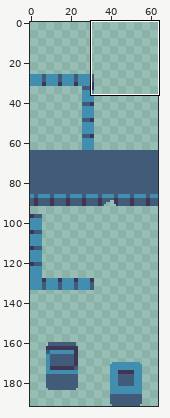
One commit to this sprite sheet: assets/sprites/wall.png. Above: a wide view before the commit, with the close-up outlined.
Close-up. Before the commit:
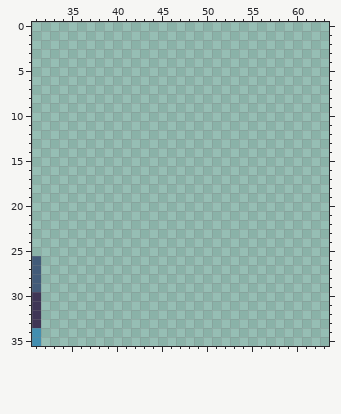
The file is 64x192 pixels. Shown: x 31..63, y 0..35.
After:
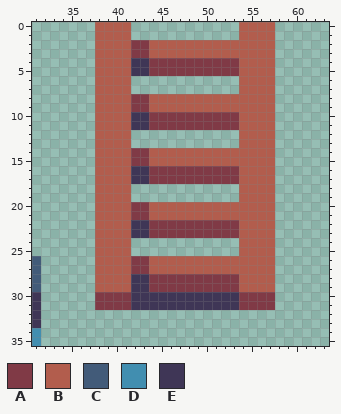
Palette (. is transparent): A #803a46  B #b25d4d  C #425b79  D #418eb0  E #3f3656
Changes in this commit:
The edit adds colour A in rows 2 to 3 at x 42 to 43; in rows 4 to 5 at x 44 to 53; in rows 8 to 9 at x 42 to 43; in rows 10 to 11 at x 44 to 53; in rows 14 to 15 at x 42 to 43; in rows 16 to 17 at x 44 to 53.
The edit adds colour A in rows 20 to 21 at x 42 to 43; in rows 22 to 23 at x 44 to 53; in rows 26 to 27 at x 42 to 43; in rows 28 to 29 at x 44 to 53; in rows 30 to 31 at x 38 to 41 and 54 to 57.
The edit adds colour B in rows 0 to 1 at x 38 to 41 and 54 to 57; in rows 2 to 3 at x 38 to 41 and 44 to 57; in rows 4 to 7 at x 38 to 41 and 54 to 57; in rows 8 to 9 at x 38 to 41 and 44 to 57; in rows 10 to 13 at x 38 to 41 and 54 to 57; in rows 14 to 15 at x 38 to 41 and 44 to 57.
The edit adds colour B in rows 16 to 19 at x 38 to 41 and 54 to 57; in rows 20 to 21 at x 38 to 41 and 44 to 57; in rows 22 to 25 at x 38 to 41 and 54 to 57; in rows 26 to 27 at x 38 to 41 and 44 to 57; in rows 28 to 29 at x 38 to 41 and 54 to 57.
The edit adds colour E in rows 4 to 5 at x 42 to 43; in rows 10 to 11 at x 42 to 43; in rows 16 to 17 at x 42 to 43; in rows 22 to 23 at x 42 to 43; in rows 28 to 29 at x 42 to 43; in rows 30 to 31 at x 42 to 53.
Pixel boxes of the changes (left, top, right, bottom) in both close-ups:
added: (95, 22, 275, 310)
